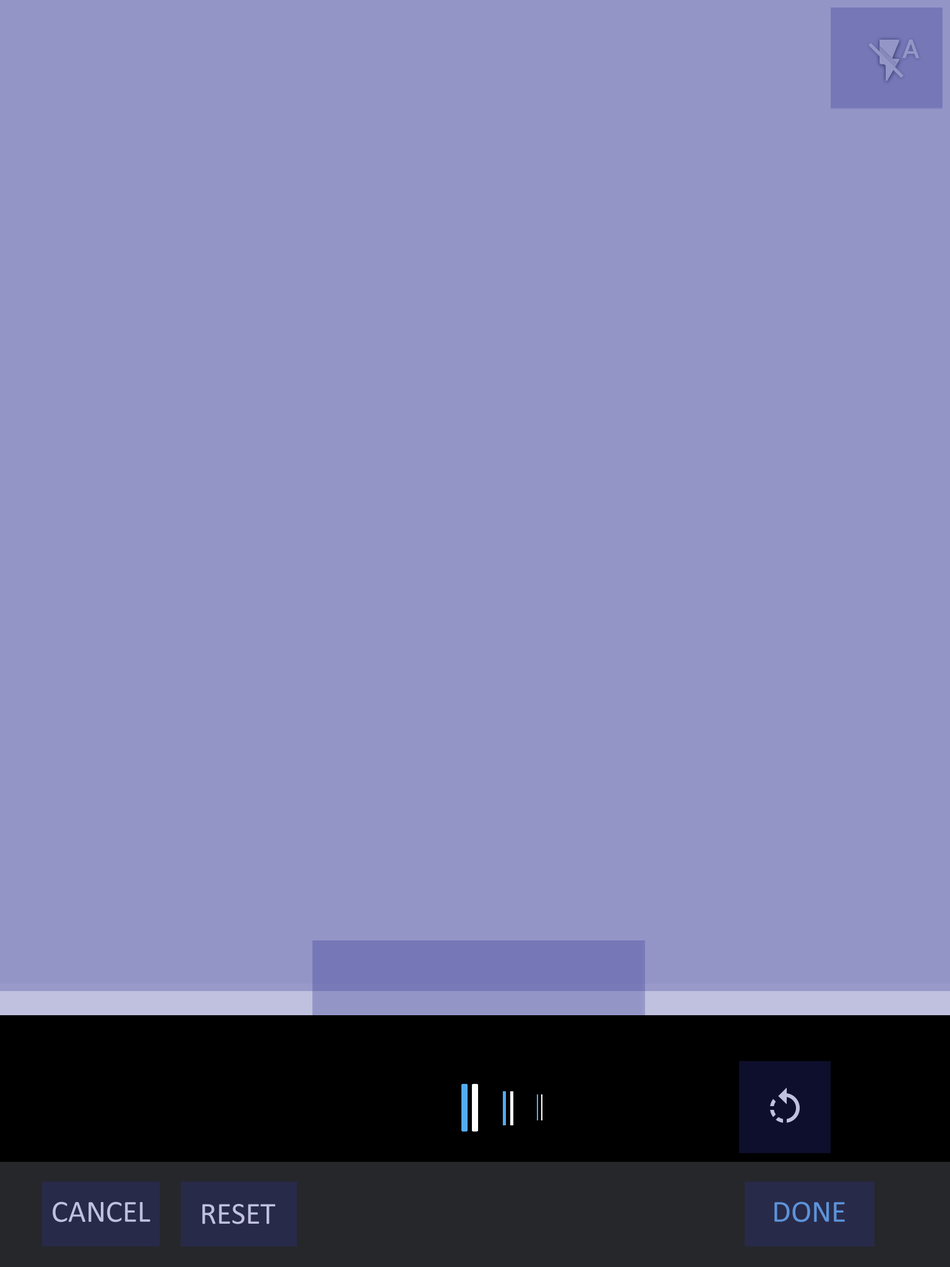
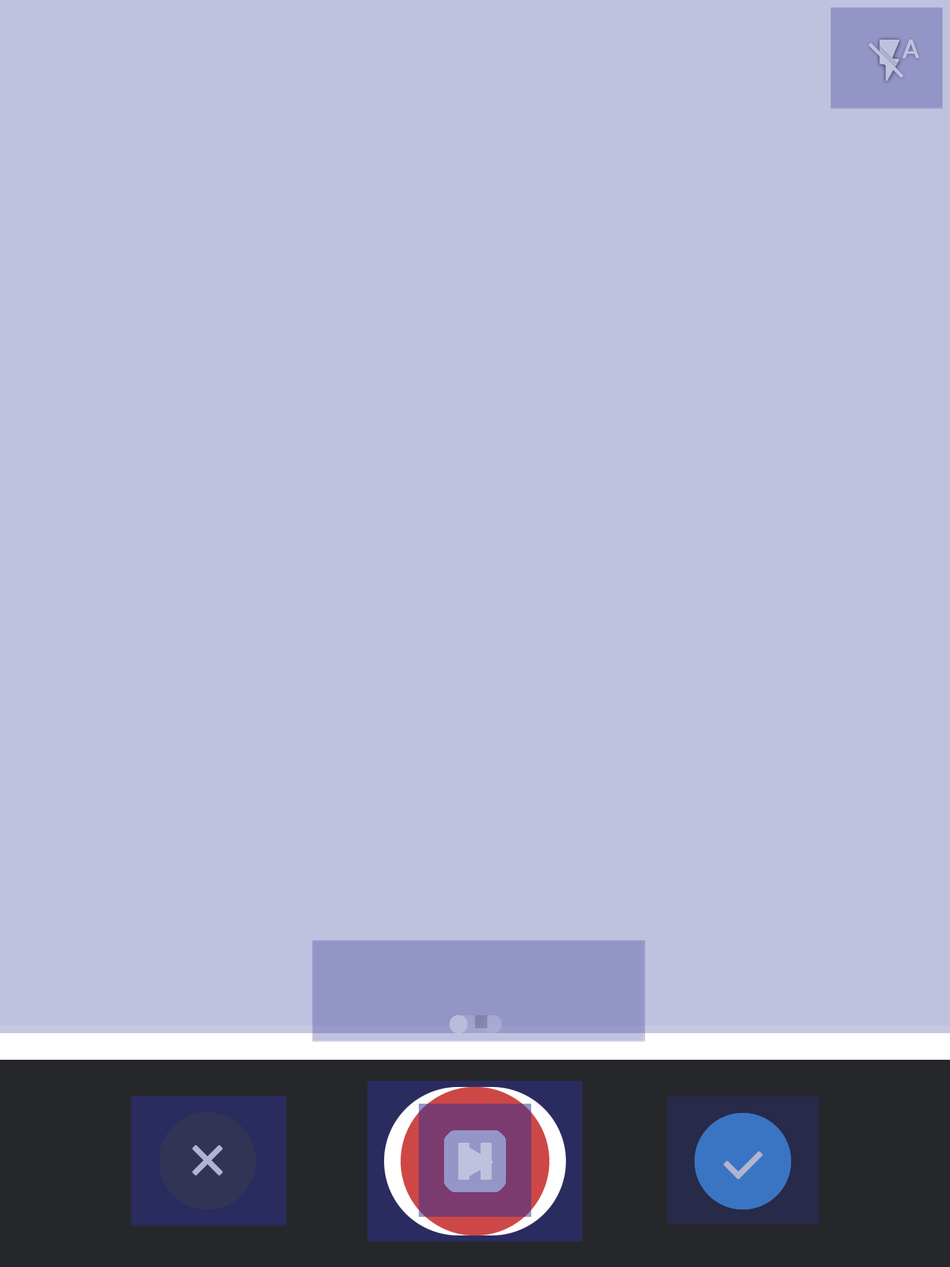
Before/after of a (950, 1267) layered artwork. What changed in the layer stack:
renamed "progressBar" to "progress-bar", moved it into group "user-panel" over [0,1051,950,1060]
renamed "the Line" to "line", moved it into group "progress-bar" over [0,1051,950,1060]
hid group "cropper" (54 layers) over [0,0,950,1247]
showed group "Camera" (25 layers) over [0,25,950,1069]
